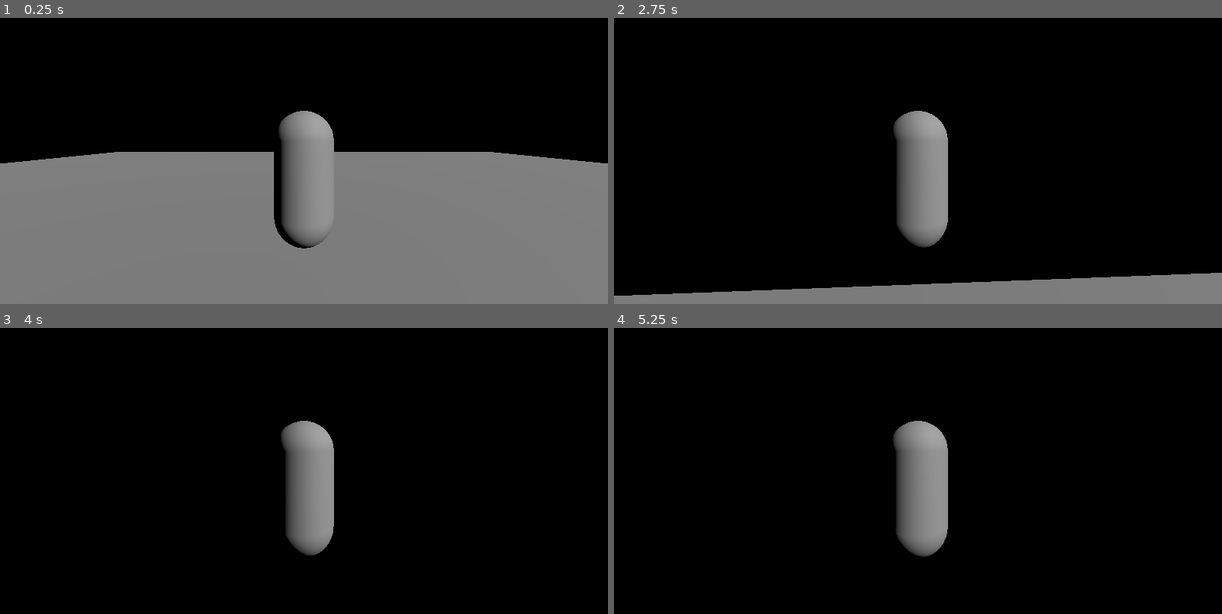
Above: before the commit, frames 1-4 (two rows, left to right).
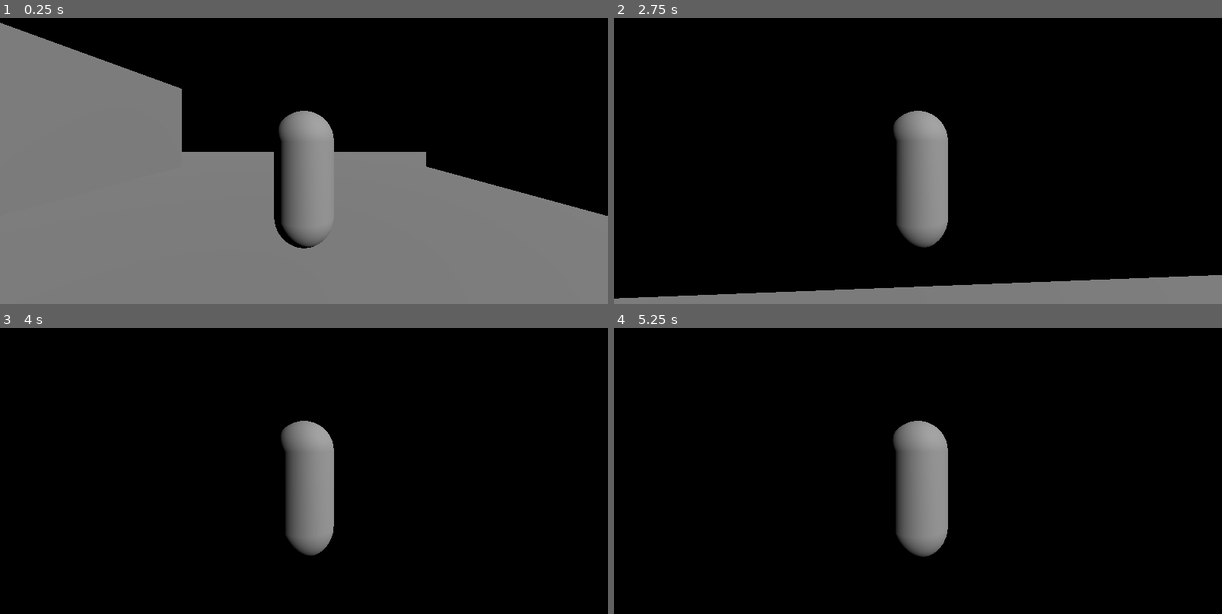
Above: after the commit, the same moments.

Repository: HamTon996/MegaProject
Game: Godot game, scene res://scenes/main.tscn
The game is run twice, just before and just after one commit, with the same random seed, the same clock (stepped at 60 frames per second) and the same inputs.
Inputs (mouse positions are in pixels of both pictures, inside the frame that each line leads up to):
- Up to frame 1 (0.25 s): no input
- Up to frame 2 (2.75 s): tap Enter at 0.5 s; move the mouse to (948, 132) at 0.52 s; hold Shift 0.53-1.28 s; hold W from 0.53 s (still down); tap Space at 0.77, 1.52 s; move the mouse to (887, 135) at 1.27 s; tap Shift at 1.35 s; move the mouse to (930, 126) at 2.02 s; hold Shift from 2.03 s (still down)
- Up to frame 3 (4 s): keep holding W; move the mouse to (297, 448) at 2.77 s; release Shift at 2.78 s; tap Shift at 2.85 s; tap Space at 3.02, 3.5, 3.77 s; move the mouse to (346, 448) at 3.52 s; hold Shift from 3.53 s (still down)
- Up to frame 4 (5.25 s): keep holding W; tap Enter at 4.25 s; move the mouse to (869, 439) at 4.27 s; release Shift at 4.28 s; tap Shift at 4.35 s; tap Space at 4.52, 5 s; move the mouse to (924, 442) at 5.02 s; hold Shift from 5.03 s (still down)

The runs differ from the first frame. In frame 1, 14% of the frame differs, in the area x 0-100%, y 1-70%; in frame 2, 0.8%; in frame 3, less than 0.1%; in frame 4, less than 0.1%.

Commit message:
feat: sprint 2 — wall-run (jump-toward-wall, momentum+timer, SpringArm3D camera)

Diff:
--- a/scenes/main.tscn
+++ b/scenes/main.tscn
@@ -22,5 +22,20 @@
 size = Vector3(30, 1, 30)
 use_collision = true
 
+[node name="WallLeft" type="CSGBox3D" parent="."]
+transform = Transform3D(1, 0, 0, 0, 1, 0, 0, 0, 1, -6, 1.5, 0)
+size = Vector3(1, 4, 14)
+use_collision = true
+
+[node name="WallRight" type="CSGBox3D" parent="."]
+transform = Transform3D(1, 0, 0, 0, 1, 0, 0, 0, 1, 6, 1.5, 0)
+size = Vector3(1, 4, 14)
+use_collision = true
+
+[node name="LaunchPad" type="CSGBox3D" parent="."]
+transform = Transform3D(1, 0, 0, 0, 1, 0, 0, 0, 1, 4, 0.5, 7)
+size = Vector3(4, 1, 4)
+use_collision = true
+
 [node name="Player" parent="." instance=ExtResource("1_player")]
 transform = Transform3D(1, 0, 0, 0, 1, 0, 0, 0, 1, 0, 0, 0)
--- a/scenes/player.tscn
+++ b/scenes/player.tscn
@@ -22,11 +22,26 @@
 transform = Transform3D(1, 0, 0, 0, 1, 0, 0, 0, 1, 0, 0.9, 0)
 mesh = SubResource("CapsuleMesh_1")
 
+[node name="RayLeft" type="RayCast3D" parent="." unique_id=2011111111]
+transform = Transform3D(1, 0, 0, 0, 1, 0, 0, 0, 1, 0, 0.9, 0)
+enabled = true
+target_position = Vector3(-0.65, 0, 0)
+collision_mask = 1
+
+[node name="RayRight" type="RayCast3D" parent="." unique_id=2022222222]
+transform = Transform3D(1, 0, 0, 0, 1, 0, 0, 0, 1, 0, 0.9, 0)
+enabled = true
+target_position = Vector3(0.65, 0, 0)
+collision_mask = 1
+
 [node name="YawPivot" type="Node3D" parent="." unique_id=1477281062]
 script = ExtResource("2_cam")
 
 [node name="PitchPivot" type="Node3D" parent="YawPivot" unique_id=1881852839]
 transform = Transform3D(1, 0, 0, 0, 1, 0, 0, 0, 1, 0, 1.5, 0)
 
-[node name="Camera3D" type="Camera3D" parent="YawPivot/PitchPivot" unique_id=1644982447]
-transform = Transform3D(1, 0, 0, 0, 1, 0, 0, 0, 1, 0, 0, 3)
+[node name="SpringArm3D" type="SpringArm3D" parent="YawPivot/PitchPivot" unique_id=2033333333]
+spring_length = 3.0
+collision_mask = 1
+
+[node name="Camera3D" type="Camera3D" parent="YawPivot/PitchPivot/SpringArm3D" unique_id=1644982447]
--- a/scripts/player_camera.gd
+++ b/scripts/player_camera.gd
@@ -4,11 +4,21 @@
 const PITCH_MIN         := -1.0472  # -60 degrees
 const PITCH_MAX         :=  0.5236  #  30 degrees
 
-@onready var pitch_pivot: Node3D = $PitchPivot
+@onready var pitch_pivot: Node3D    = $PitchPivot
+@onready var spring_arm:  SpringArm3D = $PitchPivot/SpringArm3D
+
+
+func _ready() -> void:
+	# Correction C: exclude the player CharacterBody3D from SpringArm3D collision
+	# so the arm does not jam against the player's own capsule.
+	var player: CharacterBody3D = get_parent()
+	spring_arm.add_excluded_object(player.get_rid())
+	# Collision mask layer 1 is set in the scene; confirm it here defensively.
+	spring_arm.collision_mask = 1
 
 
 func _unhandled_input(event: InputEvent) -> void:
 	if event is InputEventMouseMotion and Input.mouse_mode == Input.MOUSE_MODE_CAPTURED:
-		rotation.y            -= event.relative.x * MOUSE_SENSITIVITY
+		rotation.y             -= event.relative.x * MOUSE_SENSITIVITY
 		pitch_pivot.rotation.x -= event.relative.y * MOUSE_SENSITIVITY
 		pitch_pivot.rotation.x  = clamp(pitch_pivot.rotation.x, PITCH_MIN, PITCH_MAX)
--- a/scripts/player_controller.gd
+++ b/scripts/player_controller.gd
@@ -1,14 +1,39 @@
 extends CharacterBody3D
 
-const WALK_SPEED    := 5.0
-const RUN_SPEED     := 9.0
-const JUMP_VELOCITY := 6.0
-const GRAVITY       := 20.0
-const GROUND_ACCEL  := 40.0
-const GROUND_FRICTION := 30.0
-const AIR_CONTROL   := 8.0
-
-@onready var yaw_pivot: Node3D = $YawPivot
+# --- Existing Sprint 1 constants (DO NOT CHANGE) ---
+const WALK_SPEED      := 5.0   # m/s
+const RUN_SPEED       := 9.0   # m/s
+const JUMP_VELOCITY   := 6.0   # m/s
+const GRAVITY         := 20.0  # m/s^2
+const GROUND_ACCEL    := 40.0  # m/s^2
+const GROUND_FRICTION := 30.0  # m/s^2
+const AIR_CONTROL     := 8.0   # m/s^2
+
+# --- Sprint 2: wall-run constants ---
+const WALL_RUN_GRAVITY_SCALE    := 0.15   # fraction of GRAVITY applied while wall-running
+const WALL_RUN_SLIDE_SPEED_MAX  := 2.0    # m/s — max downward speed while wall-running
+const WALL_MIN_SPEED            := 3.0    # m/s — min horizontal speed to initiate wall-run
+const WALL_EXIT_SPEED           := 2.0    # m/s — fall off wall below this horizontal speed
+const WALL_RUN_MAX_TIME         := 2.5    # s   — hard cap per D-017
+const WALL_RAY_LENGTH           := 0.65   # m   — capsule radius 0.4 + 0.25 clearance
+const WALL_RUN_REATTACH_DELAY   := 0.1    # s   — min airborne time before wall-run can trigger
+const WALL_FRICTION             := 3.5    # m/s^2 — horizontal speed bleed while wall-running
+
+# --- State ---
+enum State { GROUND, AIR, WALL_RUN }
+var _state := State.GROUND
+
+# --- Wall-run tracking ---
+var _wall_run_timer               := 0.0
+var _wall_run_dir                 := Vector3.ZERO
+var _wall_normal                  := Vector3.ZERO
+var _was_grounded_since_wall_run  := true
+var _time_since_left_floor        := 0.0
+
+# --- Node refs ---
+@onready var yaw_pivot:  Node3D   = $YawPivot
+@onready var ray_left:   RayCast3D = $RayLeft
+@onready var ray_right:  RayCast3D = $RayRight
 
 var _jump_requested := false
 
@@ -26,37 +51,202 @@
 
 
 func _physics_process(delta: float) -> void:
-	if not is_on_floor():
-		velocity.y -= GRAVITY * delta
-
+	# Update raycasts to track yaw-left and yaw-right each frame
+	var cam_basis := yaw_pivot.global_transform.basis
+	ray_left.target_position  = -cam_basis.x * WALL_RAY_LENGTH
+	ray_right.target_position =  cam_basis.x * WALL_RAY_LENGTH
+
+	match _state:
+		State.GROUND:
+			_physics_ground(delta)
+		State.AIR:
+			_physics_air(delta)
+		State.WALL_RUN:
+			_physics_wall_run(delta)
+
+	move_and_slide()
+
+	# Post-slide state transitions: landing
+	if _state == State.AIR or _state == State.WALL_RUN:
+		if is_on_floor():
+			_set_state(State.GROUND)
+
+
+# ---------------------------------------------------------------------------
+# GROUND — identical to Sprint 1 logic
+# ---------------------------------------------------------------------------
+func _physics_ground(delta: float) -> void:
+	# Gravity: none on floor
+	# Jump
 	if _jump_requested:
-		if is_on_floor():
-			velocity.y = JUMP_VELOCITY
+		velocity.y = JUMP_VELOCITY
 		_jump_requested = false
-
+		_set_state(State.AIR)
+		return
+
+	_jump_requested = false
+
+	# Horizontal movement (exact Sprint 1 logic)
 	var dir_x := float(Input.is_physical_key_pressed(KEY_D)) - float(Input.is_physical_key_pressed(KEY_A))
 	var dir_z := float(Input.is_physical_key_pressed(KEY_S)) - float(Input.is_physical_key_pressed(KEY_W))
 	var input_dir := Vector2(dir_x, dir_z)
 	if input_dir.length_squared() > 1.0:
 		input_dir = input_dir.normalized()
 
-	var cam_basis    := yaw_pivot.global_transform.basis
-	var direction    := cam_basis * Vector3(input_dir.x, 0.0, input_dir.y)
+	var direction := cam_basis_horizontal() * Vector3(input_dir.x, 0.0, input_dir.y)
 	direction.y = 0.0
 	if direction.length_squared() > 0.0:
 		direction = direction.normalized()
 
 	var speed := RUN_SPEED if Input.is_key_pressed(KEY_SHIFT) else WALK_SPEED
 
-	if is_on_floor():
-		if direction.length_squared() > 0.0:
-			velocity.x = move_toward(velocity.x, direction.x * speed, GROUND_ACCEL * delta)
-			velocity.z = move_toward(velocity.z, direction.z * speed, GROUND_ACCEL * delta)
-		else:
-			velocity.x = move_toward(velocity.x, 0.0, GROUND_FRICTION * delta)
-			velocity.z = move_toward(velocity.z, 0.0, GROUND_FRICTION * delta)
+	if direction.length_squared() > 0.0:
+		velocity.x = move_toward(velocity.x, direction.x * speed, GROUND_ACCEL * delta)
+		velocity.z = move_toward(velocity.z, direction.z * speed, GROUND_ACCEL * delta)
 	else:
-		velocity.x = move_toward(velocity.x, direction.x * speed, AIR_CONTROL * delta)
-		velocity.z = move_toward(velocity.z, direction.z * speed, AIR_CONTROL * delta)
-
-	move_and_slide()
+		velocity.x = move_toward(velocity.x, 0.0, GROUND_FRICTION * delta)
+		velocity.z = move_toward(velocity.z, 0.0, GROUND_FRICTION * delta)
+
+	# Fall off edge
+	if not is_on_floor():
+		_set_state(State.AIR)
+
+
+# ---------------------------------------------------------------------------
+# AIR — identical to Sprint 1 logic + wall-run check
+# ---------------------------------------------------------------------------
+func _physics_air(delta: float) -> void:
+	_time_since_left_floor += delta
+	_jump_requested = false  # jump buffering not used in air
+
+	# Gravity (exact Sprint 1)
+	velocity.y -= GRAVITY * delta
+
+	# Horizontal air control (exact Sprint 1)
+	var dir_x := float(Input.is_physical_key_pressed(KEY_D)) - float(Input.is_physical_key_pressed(KEY_A))
+	var dir_z := float(Input.is_physical_key_pressed(KEY_S)) - float(Input.is_physical_key_pressed(KEY_W))
+	var input_dir := Vector2(dir_x, dir_z)
+	if input_dir.length_squared() > 1.0:
+		input_dir = input_dir.normalized()
+
+	var direction := cam_basis_horizontal() * Vector3(input_dir.x, 0.0, input_dir.y)
+	direction.y = 0.0
+	if direction.length_squared() > 0.0:
+		direction = direction.normalized()
+
+	var speed := RUN_SPEED if Input.is_key_pressed(KEY_SHIFT) else WALK_SPEED
+	velocity.x = move_toward(velocity.x, direction.x * speed, AIR_CONTROL * delta)
+	velocity.z = move_toward(velocity.z, direction.z * speed, AIR_CONTROL * delta)
+
+	# Wall-run initiation check
+	_check_wall_run_initiation()
+
+
+# ---------------------------------------------------------------------------
+# WALL_RUN
+# ---------------------------------------------------------------------------
+func _physics_wall_run(delta: float) -> void:
+	_wall_run_timer += delta
+
+	# Reduced gravity with downward cap
+	velocity.y -= GRAVITY * WALL_RUN_GRAVITY_SCALE * delta
+	velocity.y = max(velocity.y, -WALL_RUN_SLIDE_SPEED_MAX)
+
+	# Correction A: bleed horizontal speed along wall
+	var h_speed := Vector2(velocity.x, velocity.z).length()
+	h_speed = move_toward(h_speed, 0.0, WALL_FRICTION * delta)
+	velocity.x = _wall_run_dir.x * h_speed
+	velocity.z = _wall_run_dir.z * h_speed
+
+	# Jump-off exit
+	if _jump_requested:
+		_jump_requested = false
+		velocity.y = JUMP_VELOCITY
+		_set_state(State.AIR)
+		return
+
+	_jump_requested = false
+
+	# Exit conditions
+	var still_on_wall := (ray_left.is_colliding() and _wall_side_left()) \
+		or (ray_right.is_colliding() and not _wall_side_left())
+	if _wall_run_timer >= WALL_RUN_MAX_TIME \
+			or h_speed < WALL_EXIT_SPEED \
+			or not still_on_wall:
+		_set_state(State.AIR)
+
+
+# ---------------------------------------------------------------------------
+# Wall-run initiation (Correction B)
+# ---------------------------------------------------------------------------
+func _check_wall_run_initiation() -> void:
+	if not _was_grounded_since_wall_run:
+		return
+	if _time_since_left_floor < WALL_RUN_REATTACH_DELAY:
+		return
+
+	var h_vel := Vector3(velocity.x, 0.0, velocity.z)
+	if h_vel.length() < WALL_MIN_SPEED:
+		return
+
+	var hit_ray: RayCast3D = null
+	if ray_left.is_colliding():
+		hit_ray = ray_left
+	elif ray_right.is_colliding():
+		hit_ray = ray_right
+	if hit_ray == null:
+		return
+
+	var raw_normal := hit_ray.get_collision_normal()
+	if abs(raw_normal.y) >= 0.3:
+		return  # not a vertical wall
+
+	var wall_normal_h := Vector3(raw_normal.x, 0.0, raw_normal.z).normalized()
+	var along := wall_normal_h.cross(Vector3.UP).normalized()
+	var h_vel_norm := h_vel.normalized()
+
+	# Must be moving INTO the wall
+	if h_vel_norm.dot(-wall_normal_h) < 0.2:
+		return
+
+	# Must have a clear along-wall component (Correction B: reject dead-on hits)
+	var along_dot := h_vel_norm.dot(along)
+	if abs(along_dot) < 0.15:
+		return
+
+	_wall_run_dir = along * sign(along_dot)
+	_wall_normal  = wall_normal_h
+	_set_state(State.WALL_RUN)
+
+
+# ---------------------------------------------------------------------------
+# Helper: which side triggered the wall-run
+# ---------------------------------------------------------------------------
+var _wall_started_on_left := false
+
+func _wall_side_left() -> bool:
+	return _wall_started_on_left
+
+
+# ---------------------------------------------------------------------------
+# State setter
+# ---------------------------------------------------------------------------
+func _set_state(new_state: State) -> void:
+	match new_state:
+		State.GROUND:
+			_was_grounded_since_wall_run = true
+			_time_since_left_floor = 0.0
+		State.AIR:
+			if _state == State.GROUND:
+				_time_since_left_floor = 0.0
+		State.WALL_RUN:
+			_wall_run_timer = 0.0
+			_wall_started_on_left = ray_left.is_colliding()
+	_state = new_state
+
+
+# ---------------------------------------------------------------------------
+# Helper: yaw-pivot camera basis (horizontal plane only)
+# ---------------------------------------------------------------------------
+func cam_basis_horizontal() -> Basis:
+	return yaw_pivot.global_transform.basis
Not shown, added: reports/sprint-2.md
